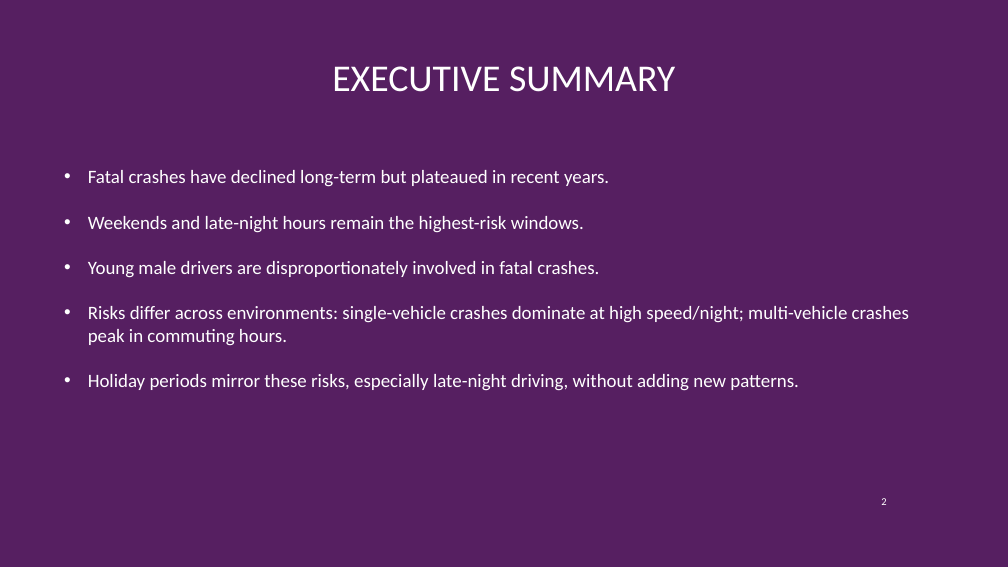
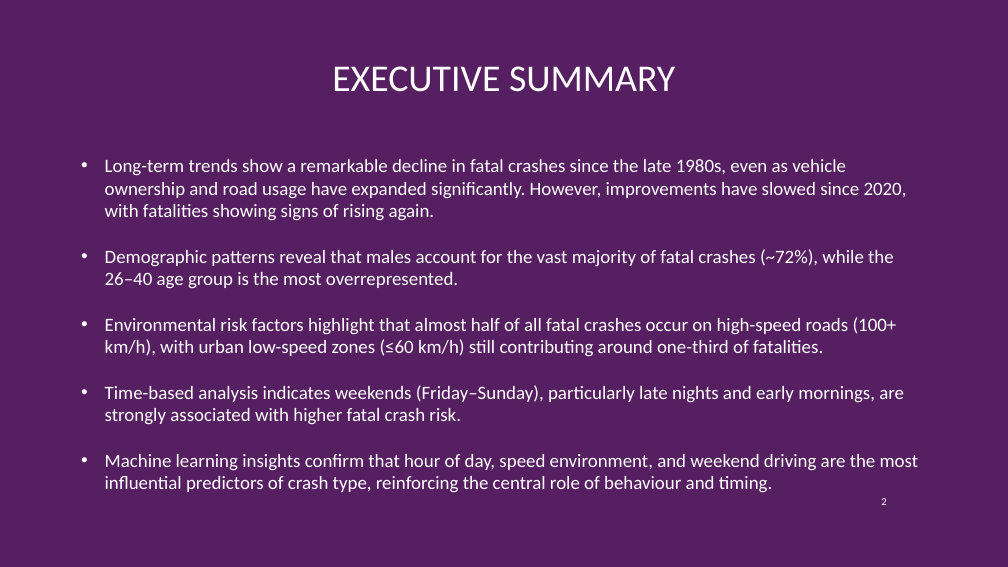
Before and after one commit to NoorullahMuhammadKhan/Noorullah-Khan-Github-Repository, a slide deck: slide 2 of Scyne Advisory Interview/Scyne Advisory Presentation.pptx. Drawn at 1008x567 pixels with LibreOffice and Linux fonts; fonts in the diff are those of the drawing; background and template pictures are left out. Boxes give left, top, right and bottom in pixels: in the first picture for what was removed or moved away, otherwise in the second. Text is boxed around its words. In the diff, an @@ line names an element or a change of style, - is before the commit and + after.

```diff
--- a/Scyne Advisory Interview/Scyne Advisory Presentation.pptx
+++ b/Scyne Advisory Interview/Scyne Advisory Presentation.pptx
@@ text at (105, 159, 919, 493): text changed @@
-• Fatal crashes have declined long-term but plateaued in recent years.
-• Weekends and late-night hours remain the highest-risk windows.
-• Young male drivers are disproportionately involved in fatal crashes.
-• Risks differ across environments: single-vehicle crashes dominate at high speed/night; multi-vehicle crashes peak in commuting hours.
-• Holiday periods mirror these risks, especially late-night driving, without adding new patterns.
+• Long-term trends show a remarkable decline in fatal crashes since the late 1980s, even as vehicle ownership and road usage have expanded significantly. However, improvements have slowed since 2020, with fatalities showing signs of rising again.
+• Demographic patterns reveal that males account for the vast majority of fatal crashes (~72%), while the 26–40 age group is the most overrepresented.
+• Environmental risk factors highlight that almost half of all fatal crashes occur on high-speed roads (100+ km/h), with urban low-speed zones (≤60 km/h) still contributing around one-third of fatalities.
+• Time-based analysis indicates weekends (Friday–Sunday), particularly late nights and early mornings, are strongly associated with higher fatal crash risk.
+• Machine learning insights confirm that hour of day, speed environment, and weekend driving are the most influential predictors of crash type, reinforcing the central role of behaviour and timing.
```
Also in this commit, not shown: 6 other slides changed, 2 slides added, 1 other file.
